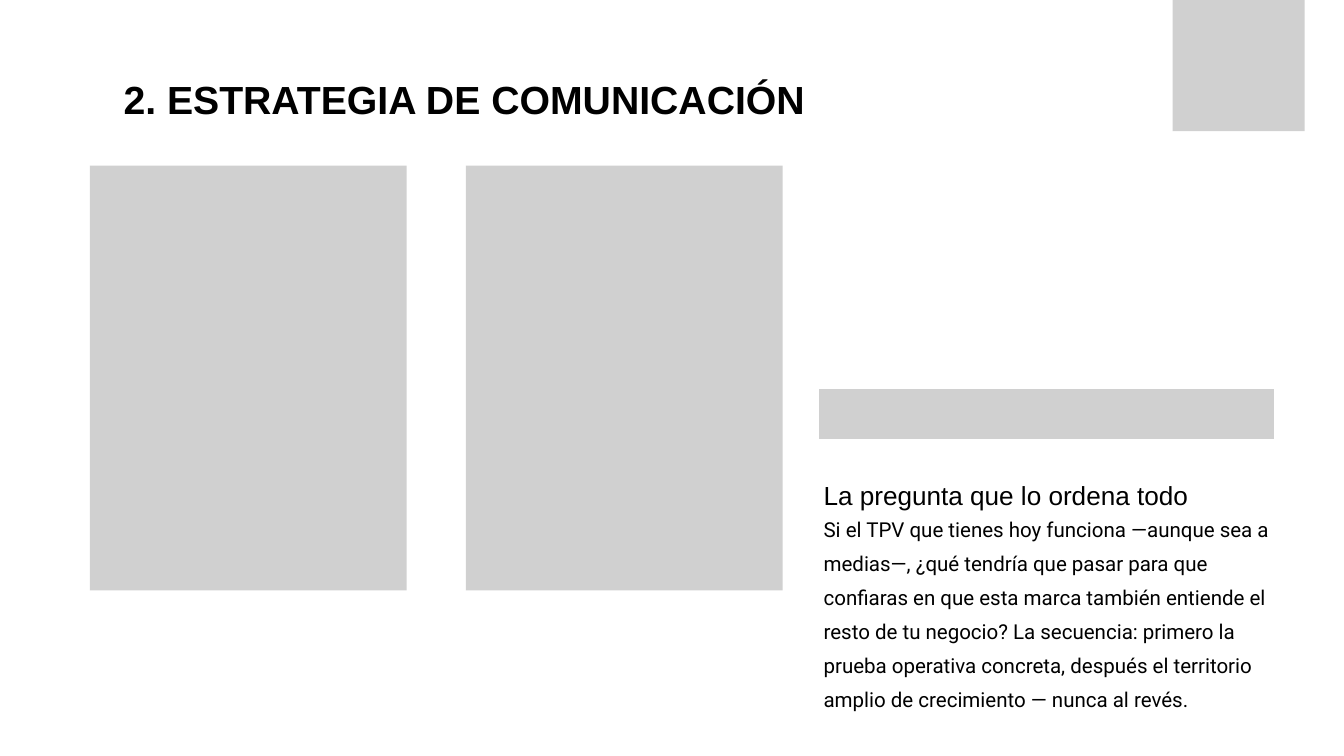
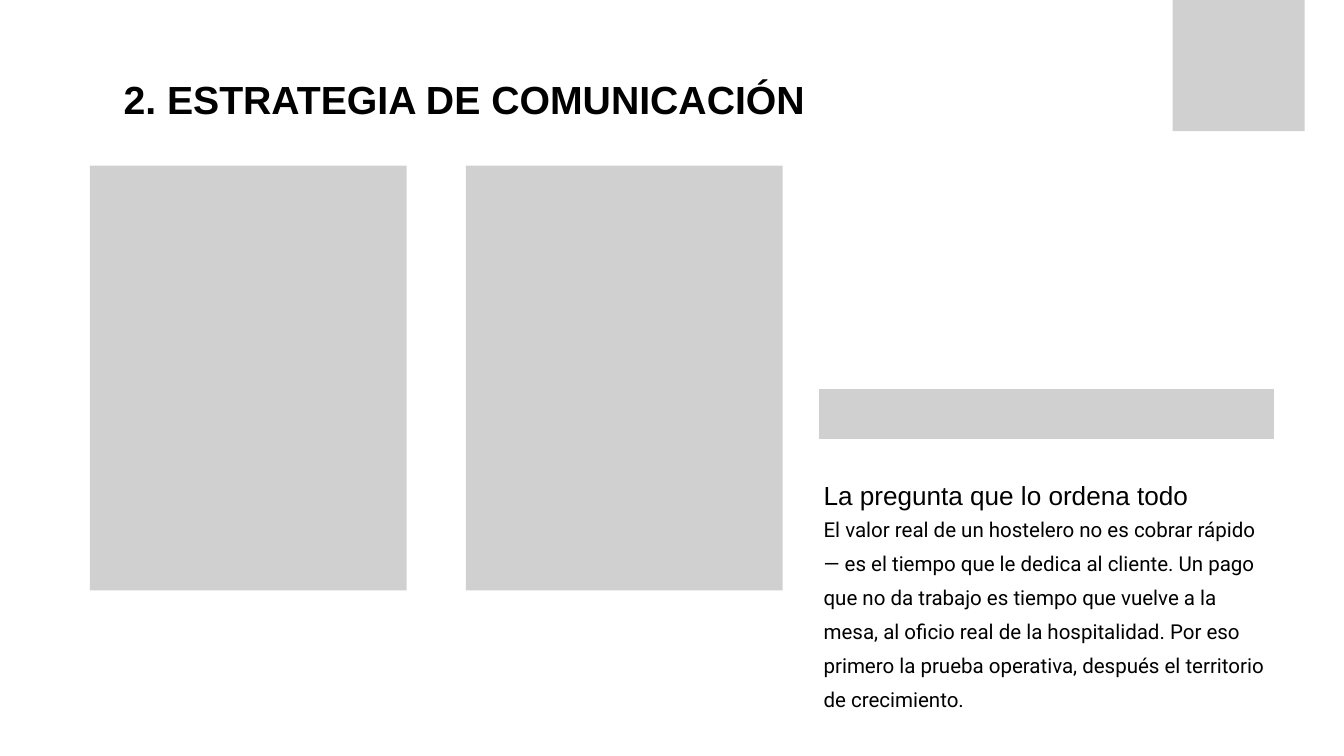
Before and after one commit to andreage1994/Agentes, a slide deck: slide 5 of prospectos/getnet-santander-campana-sme/Getnet_Estrategia_de_Marca_y_Comunicacion_TBNB.pptx. Drawn at 1344x756 pixels with LibreOffice and Linux fonts; fonts in the diff are those of the drawing; grey boxes stand for pictures; background and template pictures are left out. Boxes give left, top, right and bottom in pixels: in the first picture for what was removed or moved away, otherwise in the second. Text is boxed around its words. In the diff, an @@ line names an element or a change of style, - is before the commit and + after.

```diff
--- a/prospectos/getnet-santander-campana-sme/Getnet_Estrategia_de_Marca_y_Comunicacion_TBNB.pptx
+++ b/prospectos/getnet-santander-campana-sme/Getnet_Estrategia_de_Marca_y_Comunicacion_TBNB.pptx
@@ text at bbox=[824, 521, 1264, 708]: text changed @@
-Si el TPV que tienes hoy funciona —aunque sea a medias—, ¿qué tendría que pasar para que confiaras en que esta marca también entiende el resto de tu negocio? La secuencia: primero la prueba operativa concreta, después el territorio amplio de crecimiento — nunca al revés.
+El valor real de un hostelero no es cobrar rápido — es el tiempo que le dedica al cliente. Un pago que no da trabajo es tiempo que vuelve a la mesa, al oficio real de la hospitalidad. Por eso primero la prueba operativa, después el territorio de crecimiento.
```
Also in this commit, not shown: 2 other slides changed, 3 other files.
